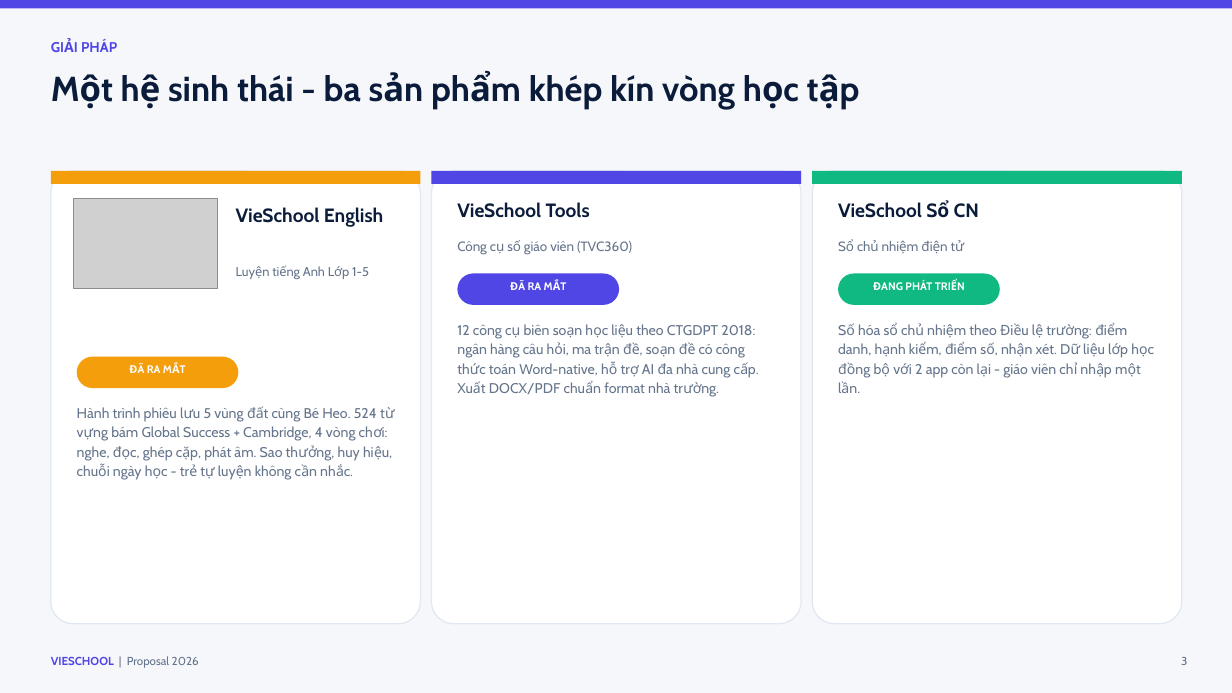
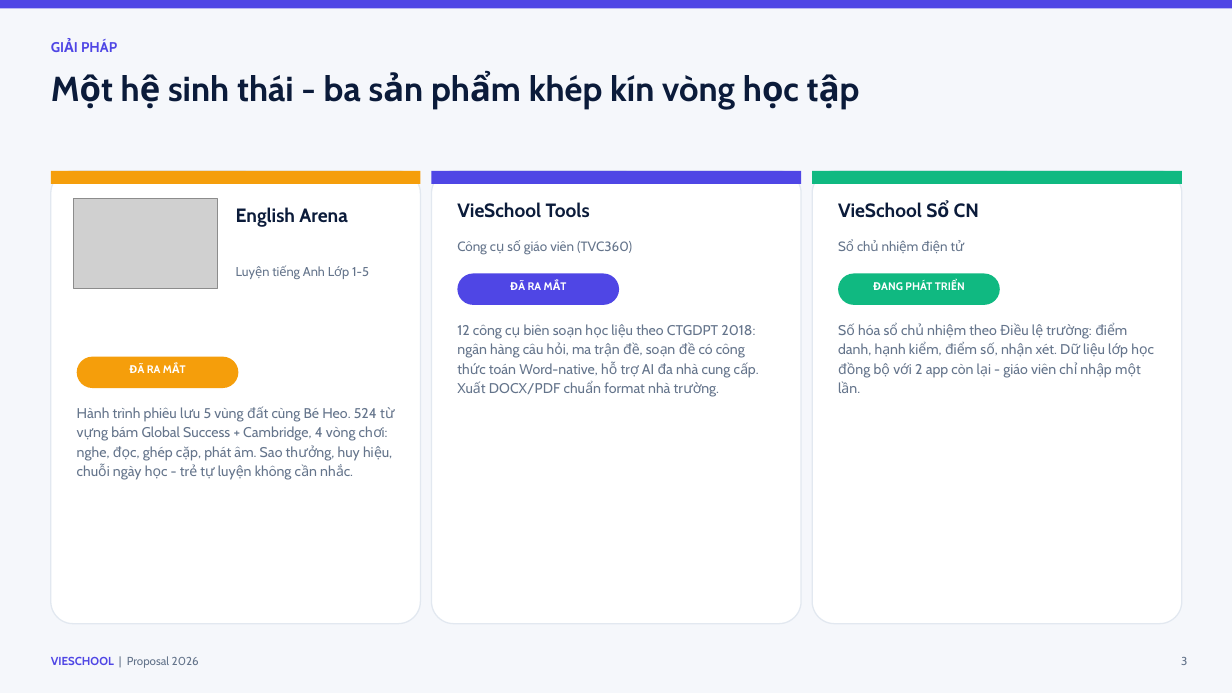
Before and after one commit to saintzzz/student-self-practice-web, a slide deck: slide 3 of docs/proposal-vieschool-sales.pptx. Drawn at 1232x693 pixels with LibreOffice and Linux fonts; fonts in the diff are those of the drawing; grey boxes stand for pictures. Boxes give left, top, right and bottom in pixels: in the first picture for what was removed or moved away, otherwise in the second. Text is boxed around its words. In the diff, an @@ line names an element or a change of style, - is before the commit and + after.

```diff
--- a/docs/proposal-vieschool-sales.pptx
+++ b/docs/proposal-vieschool-sales.pptx
@@ text at [236,207,348,227]: text changed @@
-VieSchool English
+English Arena
```
Also in this commit, not shown: 4 other slides changed, 1 other file.
